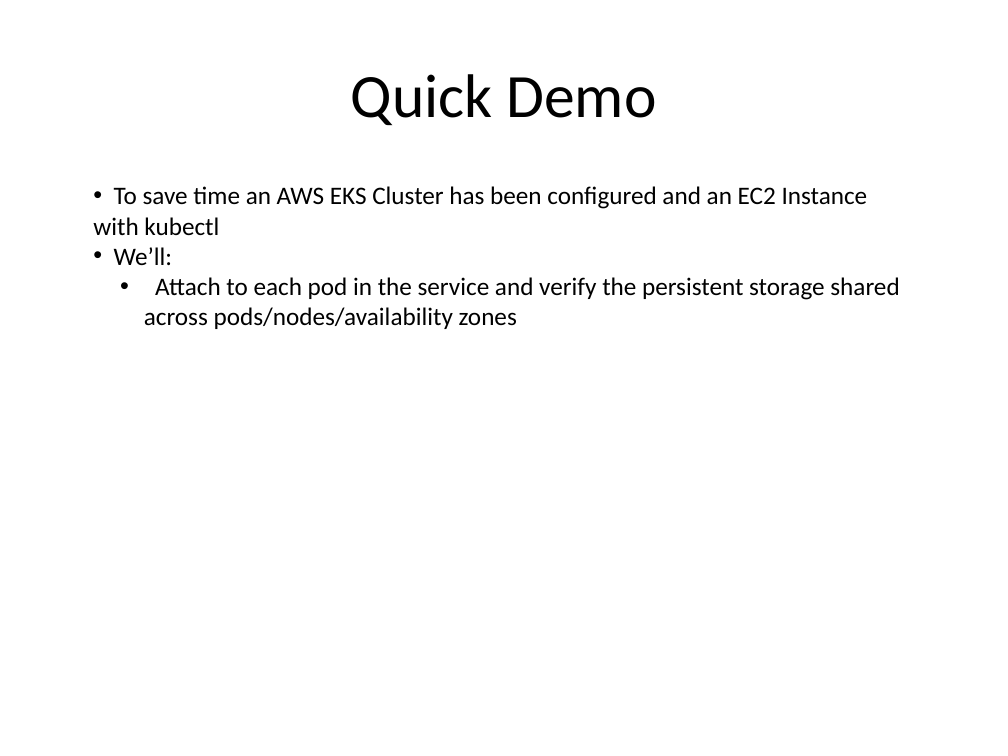
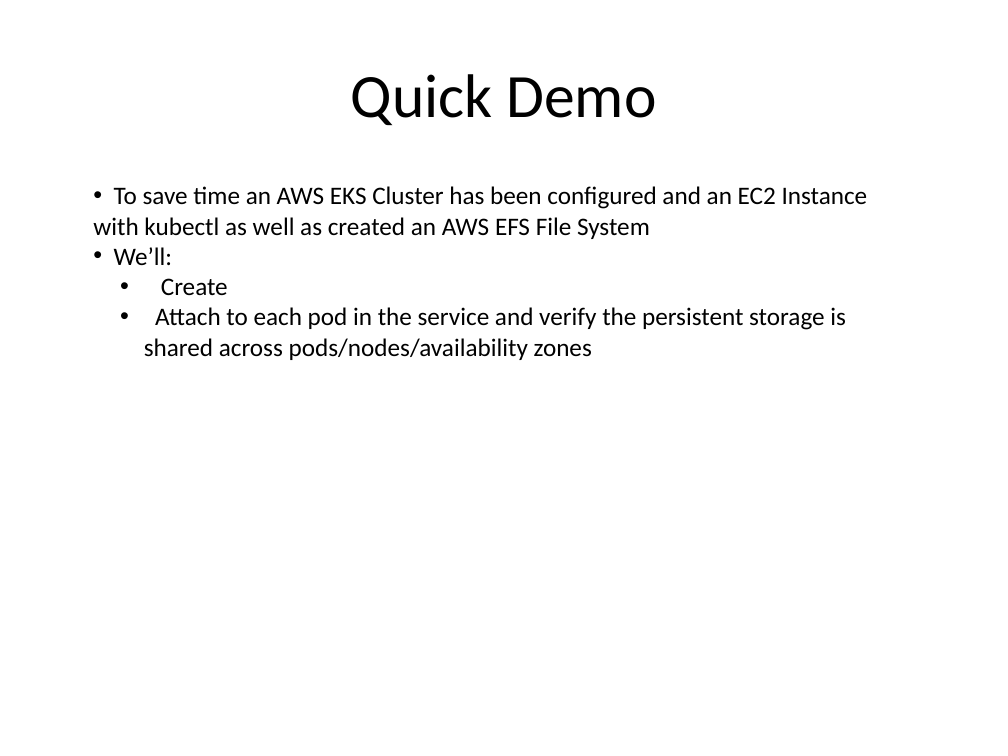
Before and after one commit to anjilinux/project-eks-efs-pv, a slide deck: slide 5 of slides/AWS-EKS-Cluster-EFS-Provisioner.pptx. Drawn at 1008x756 pixels with LibreOffice and Linux fonts; fonts in the diff are those of the drawing; background and template pictures are left out. Boxes give left, top, right and bottom in pixels: in the first picture for what was removed or moved away, otherwise in the second. Text is boxed around its words. In the diff, an @@ line names an element or a change of style, - is before the commit and + after.

Commit message:
Updated Slides

```diff
--- a/slides/AWS-EKS-Cluster-EFS-Provisioner.pptx
+++ b/slides/AWS-EKS-Cluster-EFS-Provisioner.pptx
@@ text at [93,186,868,239]: text changed @@
-• To save time an AWS EKS Cluster has been configured and an EC2 Instance with kubectl
+• To save time an AWS EKS Cluster has been configured and an EC2 Instance with kubectl as well as created an AWS EFS File System
@@ text at [144,278,846,360]: text changed @@
-  • Attach to each pod in the service and verify the persistent storage shared across pods/nodes/availability zones
+  • Create
+  • Attach to each pod in the service and verify the persistent storage is shared across pods/nodes/availability zones
```
Also in this commit, not shown: 4 other slides changed.
